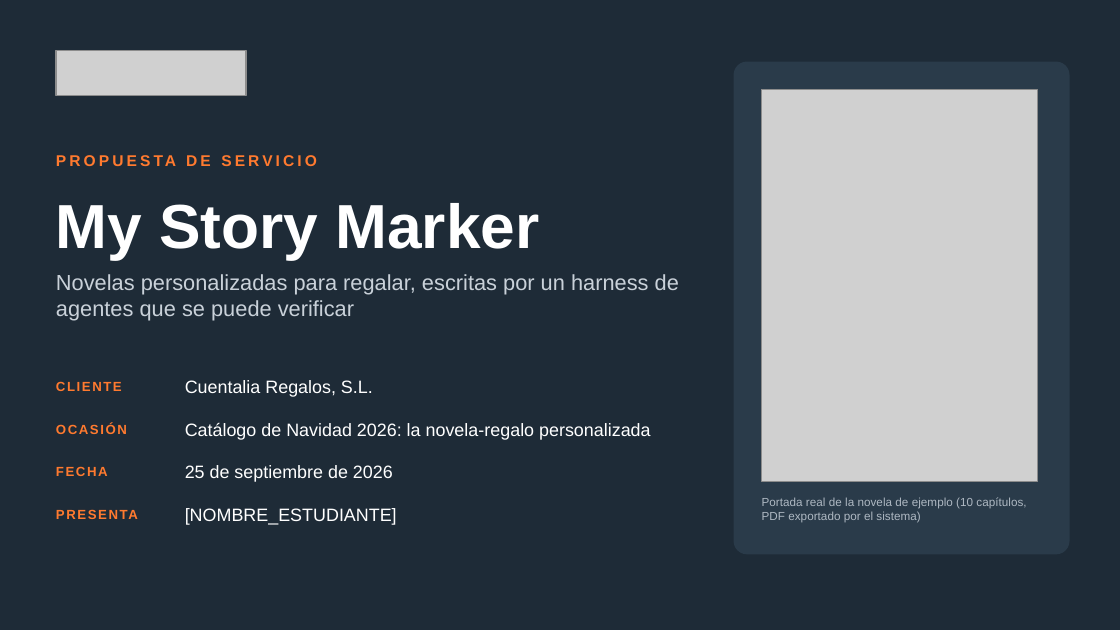
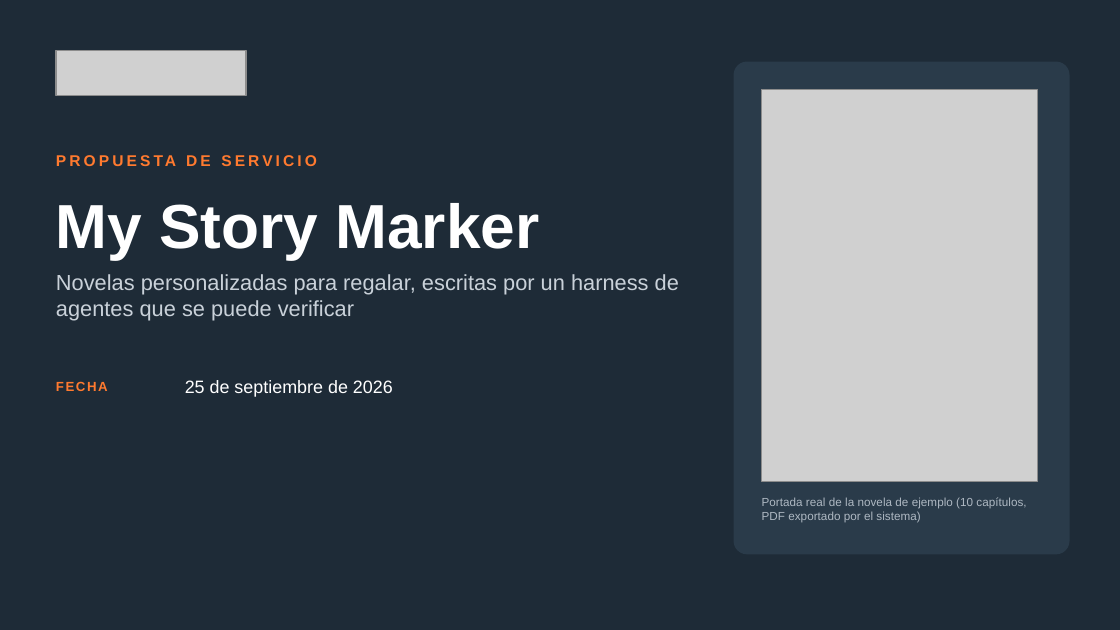
Before and after one commit to ignacio-hurtado-qaracter/My-Story-Marker, a slide deck: slide 1 of presentacion/presentacion-2.pptx. Drawn at 1120x630 pixels with LibreOffice and Linux fonts; fonts in the diff are those of the drawing; grey boxes stand for pictures. Boxes give left, top, right and bottom in pixels: in the first picture for what was removed or moved away, otherwise in the second. Text is boxed around its words. In the diff, an @@ line names an element or a change of style, - is before the commit and + after.

```diff
--- a/presentacion/presentacion-2.pptx
+++ b/presentacion/presentacion-2.pptx
@@ text "FECHA": place and size @@
-text "FECHA" at (56,466,108,476)
+text "FECHA" at (56,381,108,391)
@@ text removed at (56,381,122,391) @@
-CLIENTE
@@ text "25 de septiembre de 2026": place and size @@
-text "25 de septiembre de 2026" at (185,465,393,482)
+text "25 de septiembre de 2026" at (185,380,393,397)
@@ text removed at (185,380,373,397) @@
-Cuentalia Regalos, S.L.
@@ text removed at (56,423,127,434) @@
-OCASIÓN
@@ text removed at (185,423,650,440) @@
-Catálogo de Navidad 2026: la novela-regalo personalizada
@@ text removed at (56,497,179,531) @@
-PRESENTA
@@ text removed at (185,508,397,525) @@
-[NOMBRE_ESTUDIANTE]
```
Also in this commit, not shown: 2 other files.
